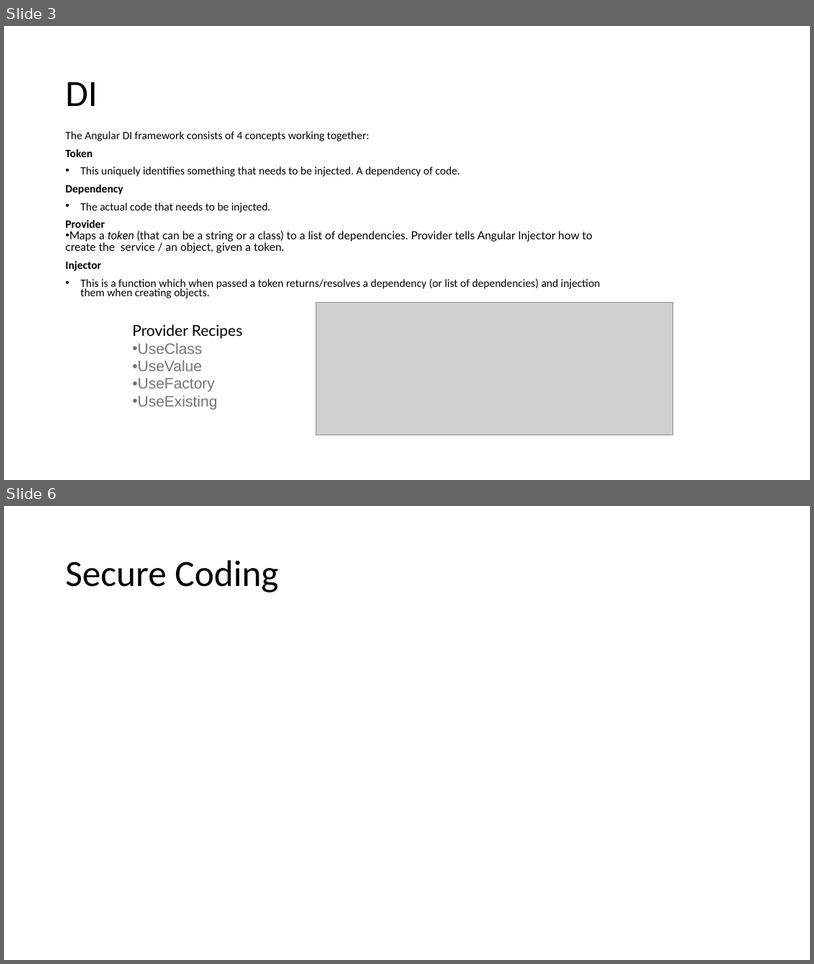
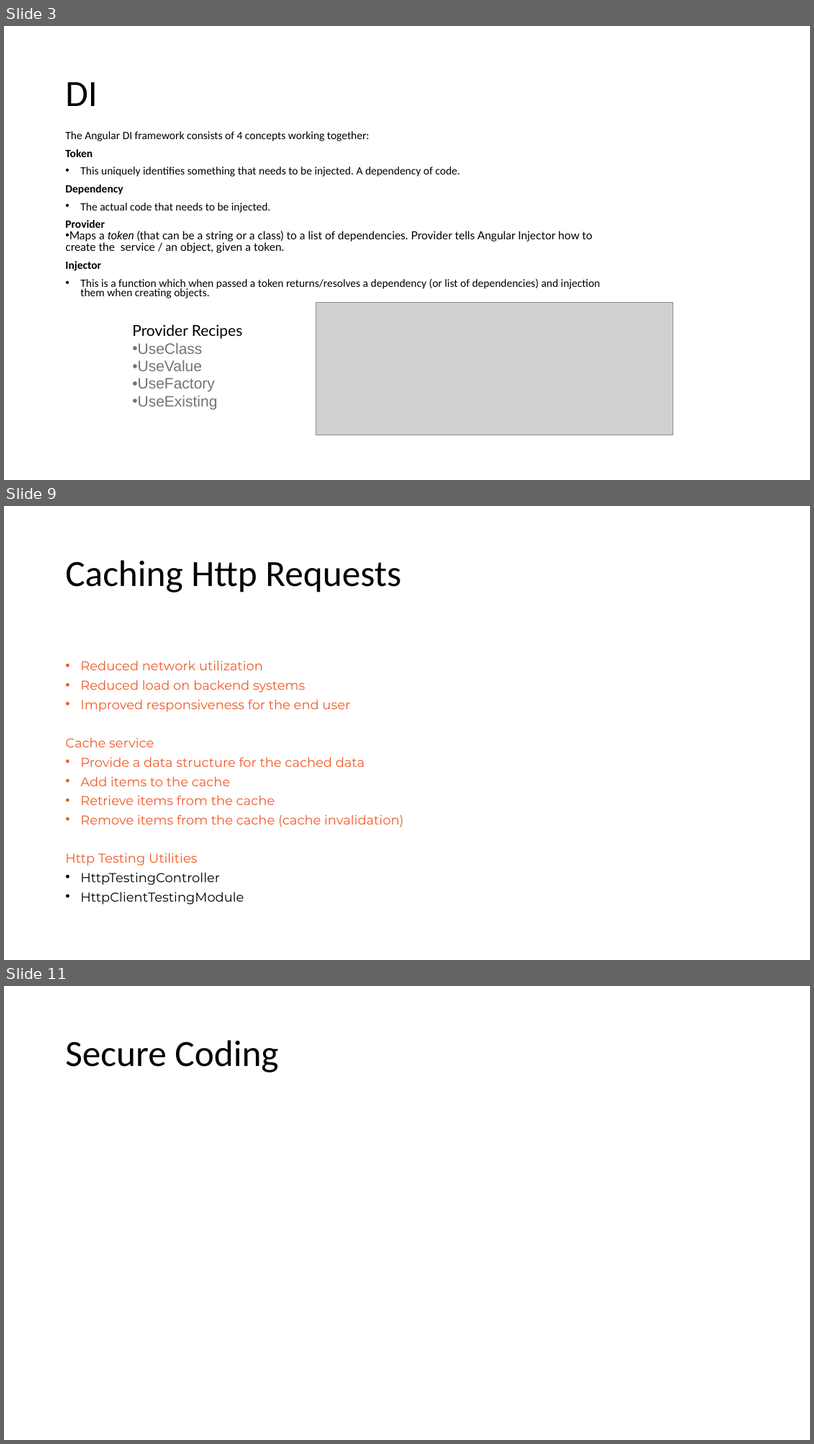
Before and after one commit to sitaramgarlapati/angularDemo, a slide deck: slides/Ang Sessions 3.pptx. Shown one above the other, each under a label of ours: slides 3 and 6 before the commit, slides 3, 9 and 11 after it; the slides between them are not shown. The pictures are 814x964 and 814x1444 pixels, drawn with LibreOffice and Linux fonts; fonts in the diff are those of the drawing; grey boxes stand for pictures. Boxes give left, top, right and bottom in pixels: in the first picture for what was removed or moved away, otherwise in the second. Text is boxed around its words. In the diff, an @@ line names an element or a change of style, - is before the commit and + after.

```diff
--- a/slides/Ang Sessions 3.pptx
+++ b/slides/Ang Sessions 3.pptx
@@ slide 9 added at (4,506,810,960), background #FFFFFF @@
@@ title added at (65,560,401,592), 44 pt, text #000000 @@
+Caching Http Requests
@@ text added at (65,660,404,904), 15.3 pt, text #F15A28 @@
+• Reduced network utilization
+• Reduced load on backend systems
+• Improved responsiveness for the end user
+Cache service
+• Provide a data structure for the cached data
+• Add items to the cache
+• Retrieve items from the cache
+• Remove items from the cache (cache invalidation)
+Http Testing Utilities
+• HttpTestingController
+• HttpClientTestingModule
@@ what was slide 6 is now slide 11 @@
```
Also in this commit, not shown: 3 slides changed, 5 other slides added, 1 other file.
